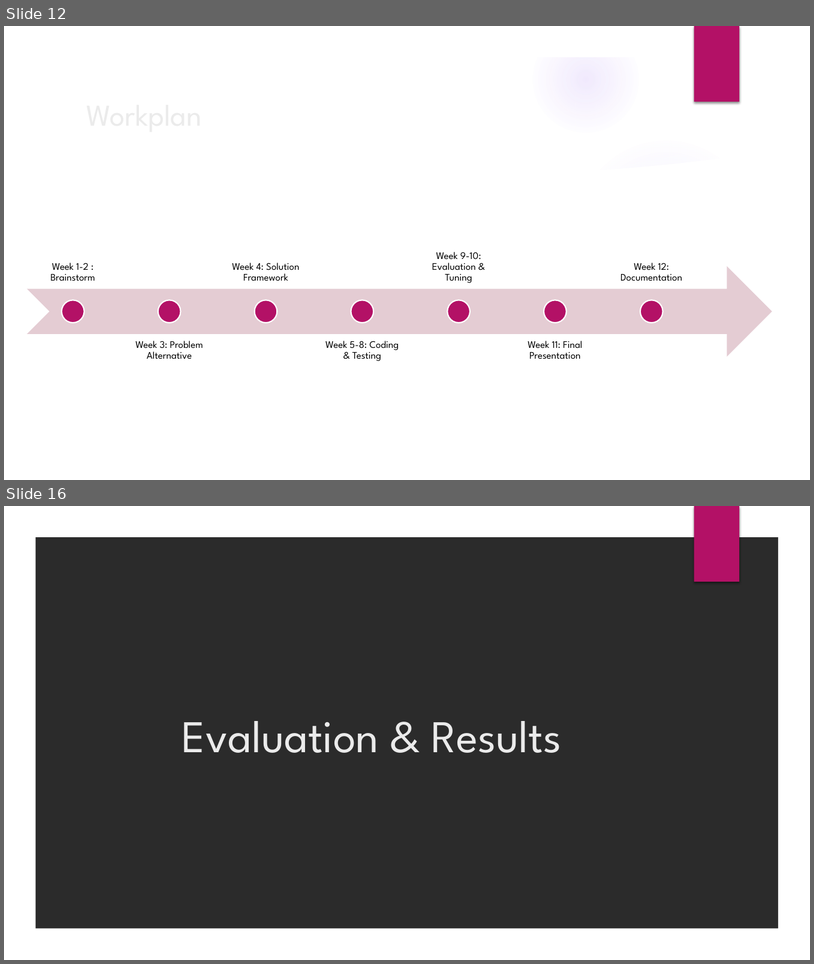
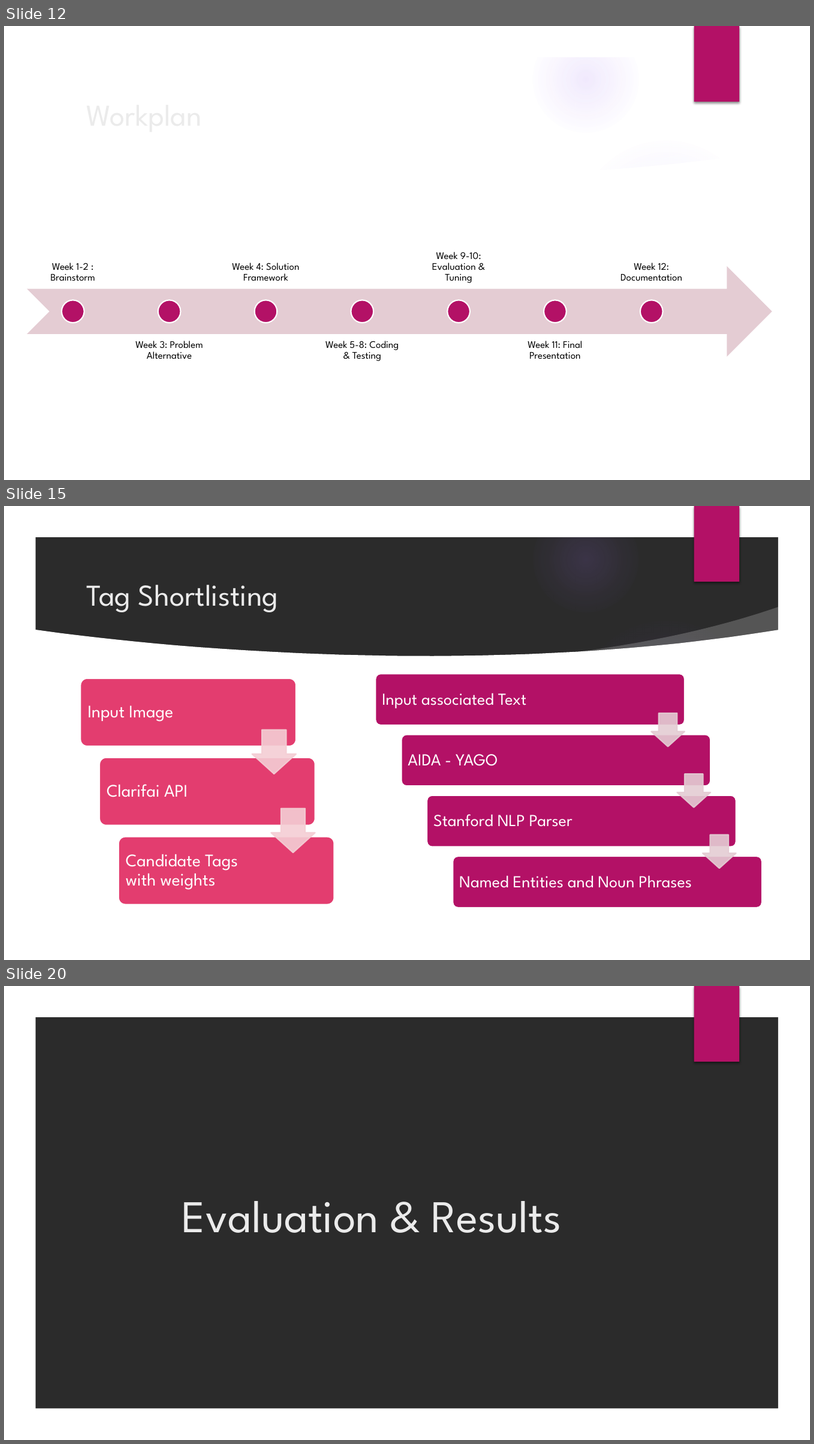
Before and after one commit to saurabhvermaaaa/Adobe-Internship, a slide deck: Internship 2016.pptx. Shown one above the other, each under a label of ours: slides 12 and 16 before the commit, slides 12, 15 and 20 after it; the slides between them are not shown. The pictures are 814x964 and 814x1444 pixels, drawn with LibreOffice and Linux fonts; fonts in the diff are those of the drawing; background and template pictures are left out; a plain dark background stands for a picture behind light text. Boxes give left, top, right and bottom in pixels: in the first picture for what was removed or moved away, otherwise in the second. Text is boxed around its words. In the diff, an @@ line names an element or a change of style, - is before the commit and + after.

```diff
--- a/Internship 2016.pptx
+++ b/Internship 2016.pptx
@@ slide 15 added at [4, 506, 810, 960], background picture (left out); not listed: 9 template elements that a slide beside it also shows @@
@@ title added at [86, 585, 278, 612], 36 pt, text #EBEBEB @@
+Tag Shortlisting
@@ group added at [80, 678, 335, 904]: 3 rounded rectangles, 3 texts, 2 down arrows @@
+Input Image
+Clarifai API
+Candidate Tags with weights
@@ group added at [376, 673, 762, 907]: 4 rounded rectangles, 4 texts, 3 down arrows @@
+Input associated Text
+AIDA - YAGO
+Stanford NLP Parser
+Named Entities and Noun Phrases
@@ what was slide 16 is now slide 20 @@
```
Also in this commit, not shown: 5 slides changed, 14 other slides added, 6 slides removed, 9 other files.
